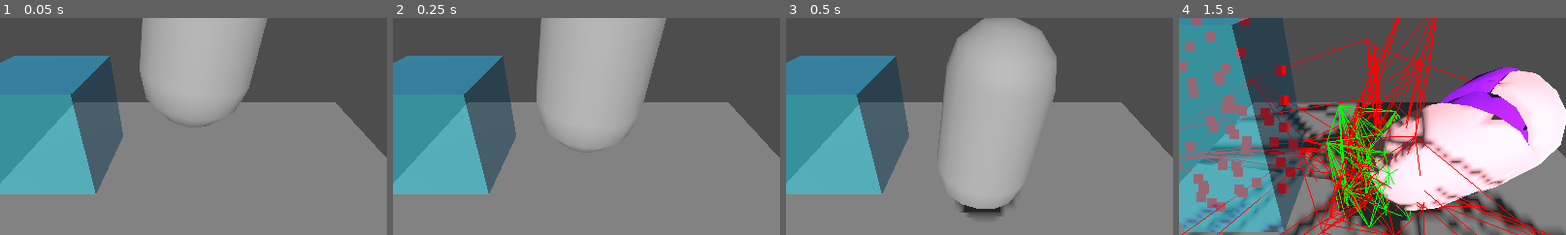
Above: before the commit, frames 1-4 (left to right).
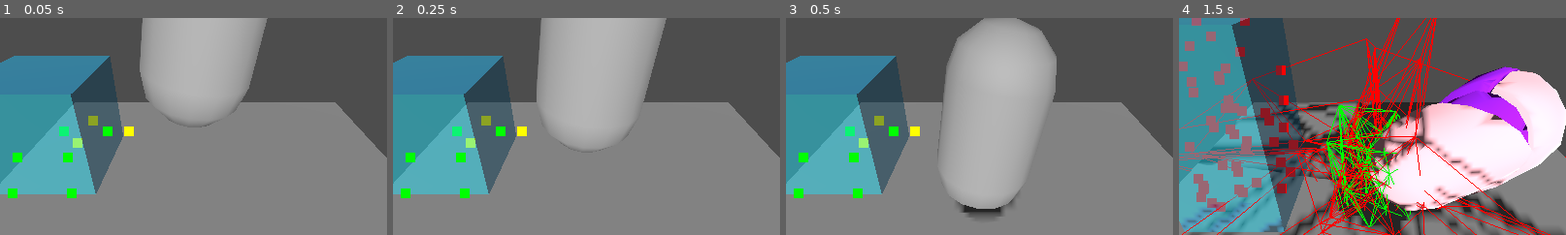
Above: after the commit, the same moments.

Repository: Rashnain/TER-2026
Game: Godot game, scene res://scenes/test.tscn
The game is run twice, just before and just after one commit, with the same random seed, the same clock (stepped at 60 frames per second) and the same inputs.
Inputs (mouse positions are % of the whole screen's width and height, from its top left):
- Up to frame 1 (0.05 s): no input
- Up to frame 2 (0.25 s): no input
- Up to frame 3 (0.5 s): no input
- Up to frame 4 (1.5 s): click (9, 17) at 0.5 s; click "Slice" at 1.25 s
The pictures show only the part of the screen within x 24-73%, y 26-76%; the shares and areas given below are measured in that part.

The runs differ from the first frame. In frame 1, 1.0% of the frame differs, in the area x 2-35%, y 45-84%; in frame 2, 1.0%; in frame 3, 1.0%; in frame 4, nothing differs.

Commit message:
début clipping polygon 2D

Diff:
--- /dev/null
+++ b/projet/ter/scripts/clip_polygon.gd
@@ -0,0 +1,34 @@
+extends Node
+class_name ClipPolygon
+
+static func determinant(v1: Vector2, v2: Vector2) -> float:
+	return v1.x * v2.y - v1.y * v2.x
+
+
+static func clip_polygon_2d(polygon: PackedVector2Array, clipping_polygon: PackedVector2Array) -> Array[PackedVector2Array]:
+	var inside : PackedVector2Array = []
+	var outside : PackedVector2Array = []
+	var results : Array[PackedVector2Array] = [inside, outside]
+	for i in range(len(clipping_polygon)):
+		print("Edge %d %d" % [i, (i+1) % len(clipping_polygon)])
+		var p0 := clipping_polygon[i]
+		var p1 := clipping_polygon[(i+1) % len(clipping_polygon)]
+		var vector0 := p1 - p0
+		for y in range(len(polygon)):
+			var vector1 := polygon[y] - p0
+			if determinant(vector0.normalized(), vector1.normalized()) > 0:
+				print("%d: %f %f is inside" % [y, polygon[y].x, polygon[y].y])
+				inside.append(polygon[y])
+			else:
+				print("%d: %f %f is outside" % [y, polygon[y].x, polygon[y].y])
+				# TODO créer deux nouveaux points, en projetant le point sur chaqu'une de ses arrêtes
+				outside.append(polygon[y])
+				pass
+		polygon = inside
+		inside = []
+	return results
+
+
+static func clip_polygon_3d(polygon: PackedVector3Array, clipping_polygon: PackedVector3Array) -> Array[PackedVector3Array]:
+	var results : Array[PackedVector3Array] = []
+	return results
--- a/projet/ter/scripts/slicer.gd
+++ b/projet/ter/scripts/slicer.gd
@@ -165,6 +165,16 @@
 		new_point.visible = true
 		points_node.add_child(new_point)
 
+func show_points_2d(points: PackedVector2Array, color: Color):
+	for point in points:
+		var new_point := MeshInstance3D.new()
+		new_point.mesh = PointMesh.new()
+		new_point.cast_shadow = GeometryInstance3D.SHADOW_CASTING_SETTING_OFF
+		new_point.position = Vector3(point.x, 0, point.y)
+		new_point.mesh.material = base_point.mesh.material.duplicate()
+		new_point.mesh.material.albedo_color = color
+		points_node.add_child(new_point)
+
 func show_tetrahedralization(points: PackedVector3Array):
 	bowyer_watson.bowyer_watson(points)
 	bowyer_watson.compute_voronoi_diagram()
@@ -186,6 +196,13 @@
 	bowyer_watson = BowyerWatson3D.new()
 	add_child(bowyer_watson)
 	original_mesh_instance = mesh_to_cut.get_node("MeshInstance3D")
+	var polygon := [Vector2(0.6, 1), Vector2(0.2, 1), Vector2(0.4, 0.6), Vector2(0.0, 0.6), Vector2(0.6, 0.2), Vector2(0.2, 0.2)]
+	var clip_polygon := [Vector2(0.4, 0.4), Vector2(0.4, 0.0), Vector2(0.8, 0.2)]
+	show_points_2d(polygon, Color.GREEN)
+	show_points_2d(clip_polygon, Color.YELLOW)
+	var res := await ClipPolygon.clip_polygon_2d(polygon, clip_polygon)
+	#show_points_2d(res[0], Color.BLACK)
+	#show_points_2d(res[1], Color.WHITE)
 
 func _on_slice_button_pressed():
 	clean_pieces()
Not shown, added: projet/ter/scripts/clip_polygon.gd.uid
